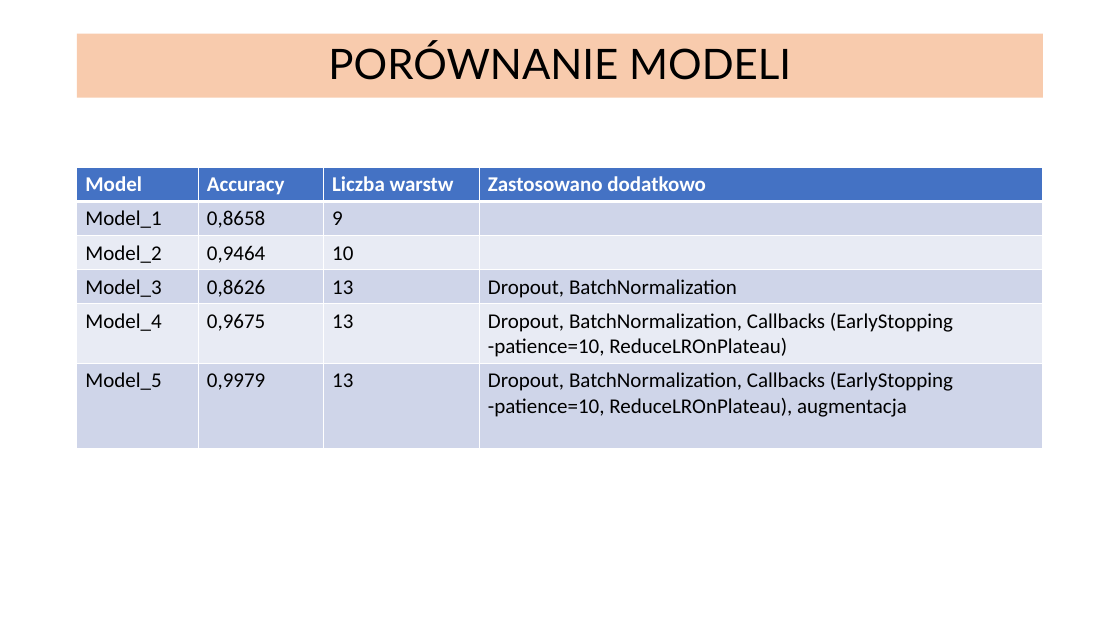
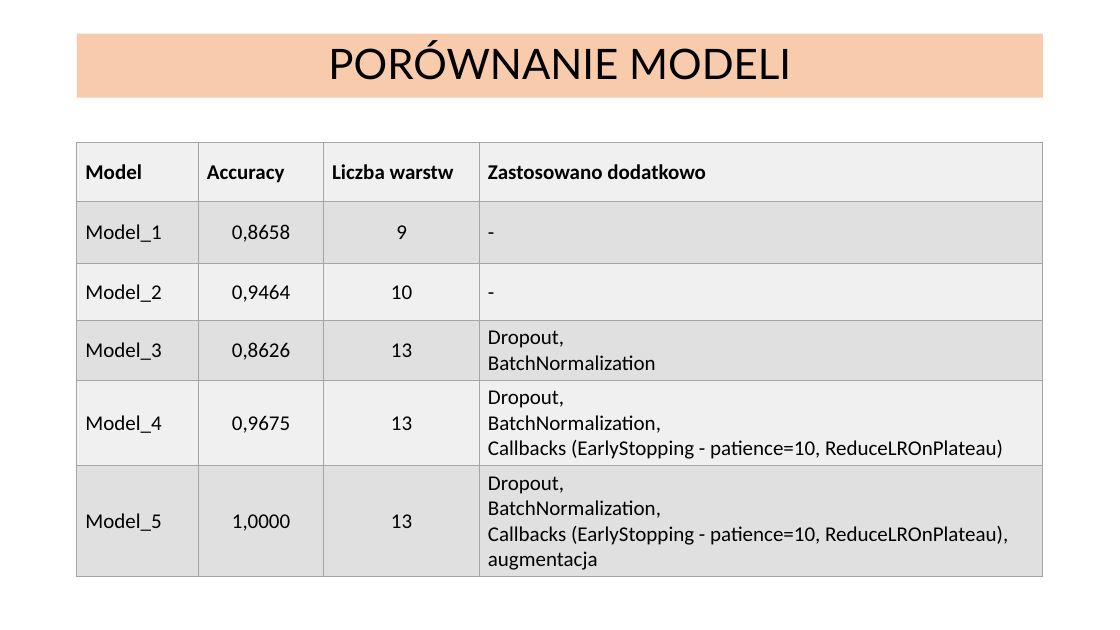
Before and after one commit to infoshareacademy/jdszr7-code-breakers, a slide deck: slide 8 of projekt_dl/SIGN LANGAUGE MNIST.pptx. Drawn at 1120x630 pixels with LibreOffice and Linux fonts; fonts in the diff are those of the drawing. Boxes give left, top, right and bottom in pixels: in the first picture for what was removed or moved away, otherwise in the second. Text is boxed around its words. In the diff, an @@ line names an element or a change of style, - is before the commit and + after.

```diff
--- a/projekt_dl/SIGN LANGAUGE MNIST.pptx
+++ b/projekt_dl/SIGN LANGAUGE MNIST.pptx
@@ table at [77, 143, 1044, 574] @@
-row 2, column 4: 
+row 2, column 4: -
-row 3, column 4: 
+row 3, column 4: -
-row 4, column 4: Dropout, BatchNormalization
+row 4, column 4: Dropout, / BatchNormalization
-row 5, column 4: Dropout, BatchNormalization, Callbacks (EarlyStopping -patience=10, ReduceLROnPlateau)
+row 5, column 4: Dropout, / BatchNormalization, / Callbacks (EarlyStopping - patience=10, ReduceLROnPlateau)
-row 6, column 2: 0,9979
+row 6, column 2: 1,0000
-row 6, column 4: Dropout, BatchNormalization, Callbacks (EarlyStopping -patience=10, ReduceLROnPlateau), augmentacja
+row 6, column 4: Dropout, / BatchNormalization, / Callbacks (EarlyStopping - patience=10, ReduceLROnPlateau), augmentacja
@@ fill #4472C4 to #F0F0F0 in row 1 @@
@@ fill #CFD5EA to #E1E1E1 in 12 cells @@
@@ fill #E9EBF5 to #F0F0F0 in 8 cells @@
@@ text colour #FFFFFF to #000000 in "Model", "Accuracy", "Liczba warstw", "Zastosowano dodatkowo" @@
@@ alignment left to centre @@
@@ borders changed @@
@@ table: place and size @@
-table at [77, 168, 1044, 447]
+table at [77, 143, 1044, 574]
```
Also in this commit, not shown: 7 other slides changed, 1 slide added, 1 slide removed.
